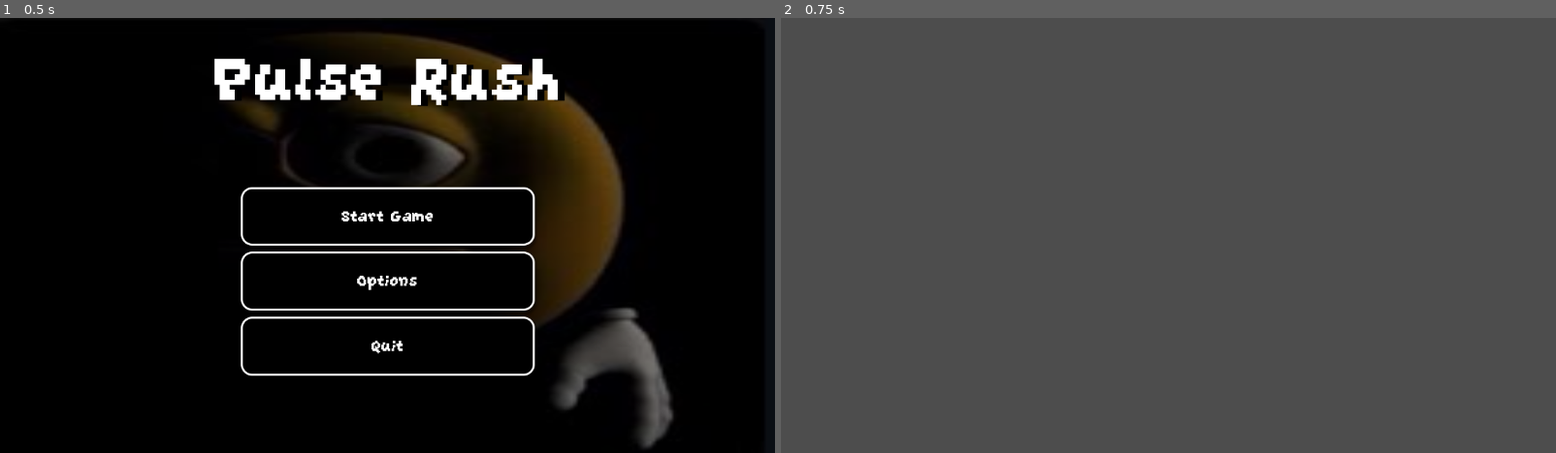
Above: before the commit, frames 1-2 (left to right).
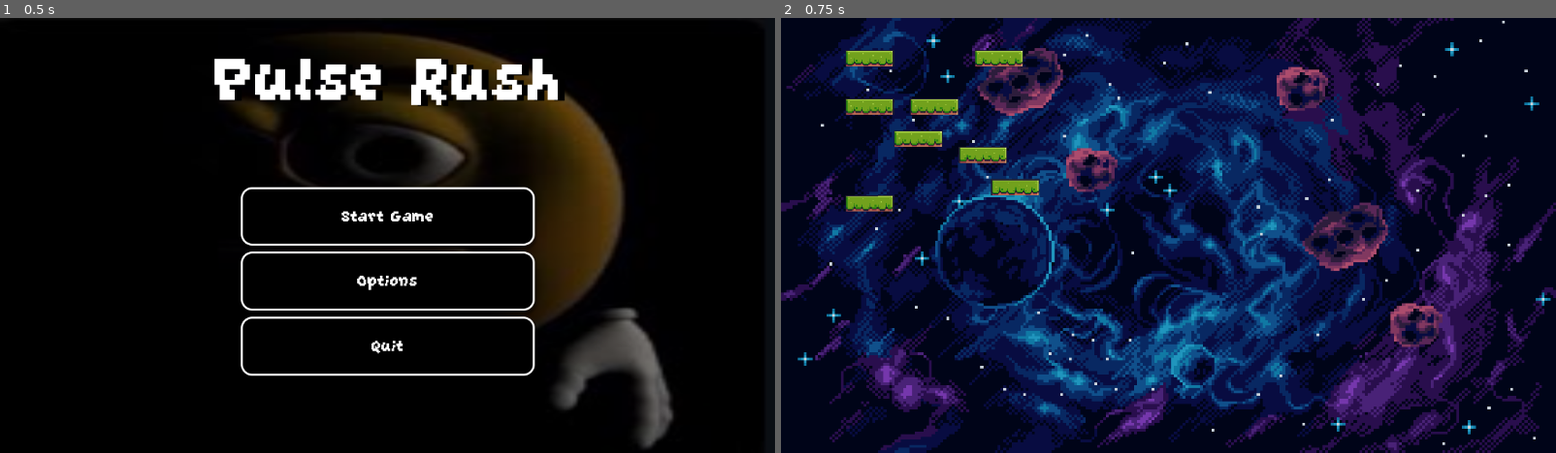
Above: after the commit, the same moments.

Repository: qujimin/Year12GamePulseRush
Game: Godot game, scene res://main_menu.tscn
The game is run twice, just before and just after one commit, with the same random seed, the same clock (stepped at 60 frames per second) and the same inputs. The project has no main scene, so this scene is started directly.
Inputs:
- Up to frame 1 (0.5 s): no input
- Up to frame 2 (0.75 s): click "Start Game" at 0.5 s

Frame 1 is identical in both runs. In frame 2, 100% of the frame differs, in the area x 0-100%, y 0-100%.

Commit message:
level_1_v1

Diff:
--- a/level_1.tscn
+++ b/level_1.tscn
@@ -1,3 +1,172 @@
-[gd_scene format=3 uid="uid://svwq2klka5sn"]
+[gd_scene load_steps=5 format=3 uid="uid://svwq2klka5sn"]
 
-[node name="Level1" type="Node2D"]
+[ext_resource type="Texture2D" uid="uid://c4vo46ka6k25v" path="res://level_1/blue-preview.png" id="1_hbghi"]
+[ext_resource type="Texture2D" uid="uid://deabdqwoeyv84" path="res://level_1/Terrain (16x16).png" id="2_hn12h"]
+
+[sub_resource type="TileSetAtlasSource" id="TileSetAtlasSource_ihfcg"]
+texture = ExtResource("2_hn12h")
+0:0/0 = 0
+1:0/0 = 0
+2:0/0 = 0
+3:0/0 = 0
+4:0/0 = 0
+6:0/0 = 0
+7:0/0 = 0
+8:0/0 = 0
+9:0/0 = 0
+10:0/0 = 0
+12:0/0 = 0
+13:0/0 = 0
+14:0/0 = 0
+15:0/0 = 0
+17:0/0 = 0
+18:0/0 = 0
+19:0/0 = 0
+0:1/0 = 0
+1:1/0 = 0
+2:1/0 = 0
+3:1/0 = 0
+4:1/0 = 0
+6:1/0 = 0
+7:1/0 = 0
+8:1/0 = 0
+9:1/0 = 0
+10:1/0 = 0
+12:1/0 = 0
+13:1/0 = 0
+14:1/0 = 0
+15:1/0 = 0
+17:1/0 = 0
+18:1/0 = 0
+19:1/0 = 0
+0:2/0 = 0
+1:2/0 = 0
+2:2/0 = 0
+6:2/0 = 0
+7:2/0 = 0
+8:2/0 = 0
+13:2/0 = 0
+14:2/0 = 0
+15:2/0 = 0
+17:2/0 = 0
+18:2/0 = 0
+19:2/0 = 0
+0:4/0 = 0
+1:4/0 = 0
+2:4/0 = 0
+3:4/0 = 0
+4:4/0 = 0
+6:4/0 = 0
+7:4/0 = 0
+8:4/0 = 0
+9:4/0 = 0
+10:4/0 = 0
+12:4/0 = 0
+13:4/0 = 0
+14:4/0 = 0
+15:4/0 = 0
+17:4/0 = 0
+18:4/0 = 0
+19:4/0 = 0
+20:4/0 = 0
+21:4/0 = 0
+0:5/0 = 0
+1:5/0 = 0
+2:5/0 = 0
+3:5/0 = 0
+4:5/0 = 0
+6:5/0 = 0
+7:5/0 = 0
+8:5/0 = 0
+9:5/0 = 0
+10:5/0 = 0
+12:5/0 = 0
+13:5/0 = 0
+14:5/0 = 0
+15:5/0 = 0
+17:5/0 = 0
+18:5/0 = 0
+19:5/0 = 0
+20:5/0 = 0
+21:5/0 = 0
+0:6/0 = 0
+1:6/0 = 0
+2:6/0 = 0
+6:6/0 = 0
+7:6/0 = 0
+8:6/0 = 0
+13:6/0 = 0
+14:6/0 = 0
+15:6/0 = 0
+17:6/0 = 0
+18:6/0 = 0
+19:6/0 = 0
+0:8/0 = 0
+1:8/0 = 0
+2:8/0 = 0
+3:8/0 = 0
+4:8/0 = 0
+6:8/0 = 0
+7:8/0 = 0
+8:8/0 = 0
+9:8/0 = 0
+10:8/0 = 0
+12:8/0 = 0
+13:8/0 = 0
+14:8/0 = 0
+15:8/0 = 0
+17:8/0 = 0
+18:8/0 = 0
+19:8/0 = 0
+20:8/0 = 0
+0:9/0 = 0
+1:9/0 = 0
+2:9/0 = 0
+3:9/0 = 0
+4:9/0 = 0
+6:9/0 = 0
+7:9/0 = 0
+8:9/0 = 0
+9:9/0 = 0
+10:9/0 = 0
+12:9/0 = 0
+13:9/0 = 0
+14:9/0 = 0
+15:9/0 = 0
+17:9/0 = 0
+18:9/0 = 0
+19:9/0 = 0
+20:9/0 = 0
+0:10/0 = 0
+1:10/0 = 0
+2:10/0 = 0
+6:10/0 = 0
+7:10/0 = 0
+8:10/0 = 0
+13:10/0 = 0
+14:10/0 = 0
+15:10/0 = 0
+18:10/0 = 0
+19:10/0 = 0
+20:10/0 = 0
+
+[sub_resource type="TileSet" id="TileSet_rka8t"]
+sources/0 = SubResource("TileSetAtlasSource_ihfcg")
+
+[node name="Node" type="Node"]
+
+[node name="TextureRect" type="TextureRect" parent="."]
+texture_filter = 1
+anchors_preset = 15
+anchor_right = 1.0
+anchor_bottom = 1.0
+grow_horizontal = 2
+grow_vertical = 2
+texture = ExtResource("1_hbghi")
+
+[node name="TileMap" type="TileMap" parent="."]
+texture_filter = 1
+scale = Vector2(1.5, 1.5)
+tile_set = SubResource("TileSet_rka8t")
+format = 2
+layer_0/tile_data = PackedInt32Array(131076, 393216, 0, 327684, 393216, 0, 720900, 393216, 0, 131077, 458752, 0, 327685, 458752, 0, 720901, 458752, 0, 131078, 524288, 0, 327686, 524288, 0, 720902, 524288, 0, 458759, 393216, 0, 327688, 393216, 0, 458760, 458752, 0, 327689, 458752, 0, 458761, 524288, 0, 327690, 524288, 0, 524299, 393216, 0, 131084, 393216, 0, 524300, 458752, 0, 131085, 458752, 0, 524301, 524288, 0, 655373, 393216, 0, 131086, 524288, 0, 655374, 458752, 0, 655375, 524288, 0)
Not shown: 1 places in Options.tscn that only renumber resources
Binary file added: level_1/Terrain (16x16).png
Not shown, added: level_1/Terrain (16x16).png.import
Binary file added: level_1/blue-preview.png
Not shown, added: level_1/blue-preview.png.import
